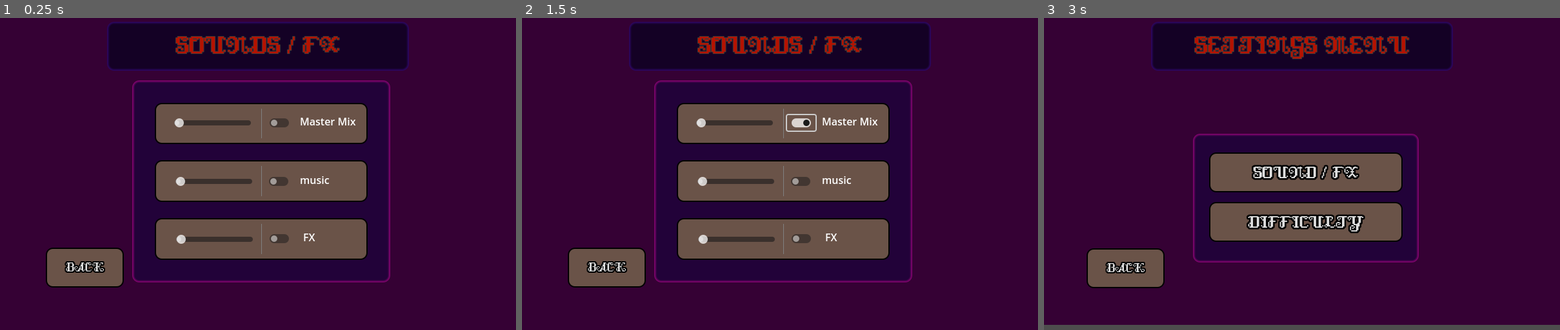
Above: before the commit, frames 1-3 (left to right).
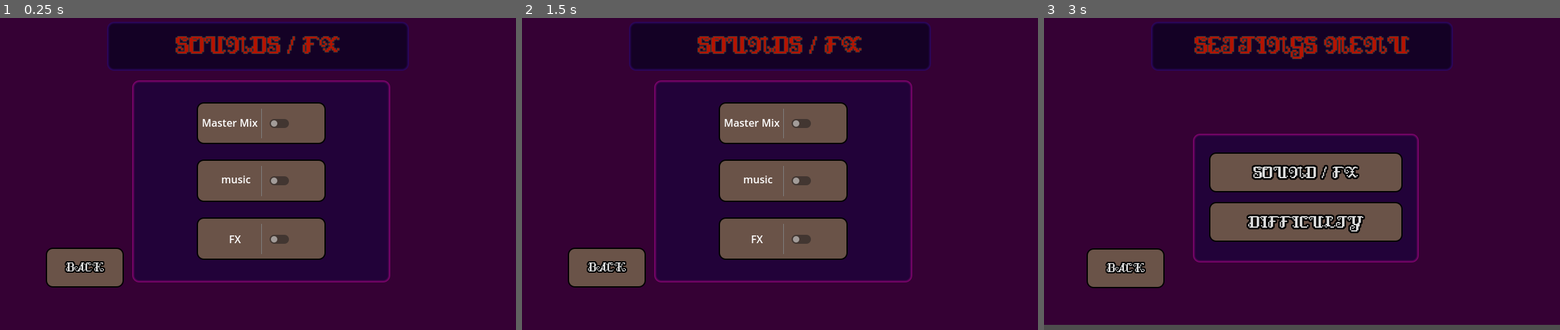
Above: after the commit, the same moments.

Repository: MoeOverload/cs50-project
Game: Godot game, scene res://ui scenes/sounds_fx.tscn
The game is run twice, just before and just after one commit, with the same random seed, the same clock (stepped at 60 frames per second) and the same inputs. This scene is started directly instead of the project's main scene.
Inputs (mouse positions are in pixels of both pictures, inside the frame that each line leads up to):
- Up to frame 1 (0.25 s): no input
- Up to frame 2 (1.5 s): click (800, 124) at 0.5 s; click (785, 180) at 1.27 s
- Up to frame 3 (3 s): click (1307, 239) at 2.02 s; click "BACK" at 2.75 s

The runs differ from the first frame. In frame 1, 7.8% of the frame differs, in the area x 30-72%, y 27-78%; in frame 2, 8.0%; in frame 3, nothing differs.
Error in both runs: Invalid access to property or key 'tres' on a base object of type 'null instance'. (res://ui)

Commit message:
fixed the sound menu ui

Diff:
--- a/attack-of-the-orcs/ui scenes/sounds_fx.gd
+++ b/attack-of-the-orcs/ui scenes/sounds_fx.gd
@@ -5,8 +5,15 @@
 func _on_backbutton_button_up() -> void:
 	get_tree().change_scene_to_file("res://ui scenes/settings_menu.tscn")
 
-
+#master volume control
 func _on_check_button_toggled() :
 	pass
 
-	bus_layout.audio
+
+#music mute cntrol
+func _on_musicmute_toggled():
+	pass # Replace with function body.
+
+#sound fx control
+func _on_soundfx_mute_toggled(toggled_on: bool) -> void:
+	pass # Replace with function body.
--- a/attack-of-the-orcs/ui scenes/sounds_fx.tscn
+++ b/attack-of-the-orcs/ui scenes/sounds_fx.tscn
@@ -116,6 +116,7 @@
 corner_radius_top_right = 10
 corner_radius_bottom_right = 10
 corner_radius_bottom_left = 10
+expand_margin_top = 1.0
 
 [node name="sounds_fx" type="Control"]
 layout_mode = 3
@@ -189,97 +190,74 @@
 
 [node name="PanelContainer2" type="PanelContainer" parent="PanelContainer3/VBoxContainer"]
 layout_mode = 2
+size_flags_horizontal = 4
 size_flags_vertical = 3
 theme_override_styles/panel = SubResource("StyleBoxFlat_dvtdt")
 
+[node name="CheckButton" type="CheckButton" parent="PanelContainer3/VBoxContainer/PanelContainer2"]
+layout_mode = 2
+size_flags_horizontal = 8
+size_flags_vertical = 4
+
 [node name="VSeparator" type="VSeparator" parent="PanelContainer3/VBoxContainer/PanelContainer2"]
-layout_direction = 1
-layout_mode = 2
-
-[node name="HSlider" type="HSlider" parent="PanelContainer3/VBoxContainer/PanelContainer2/VSeparator"]
-layout_mode = 2
-offset_left = -20.0
-offset_top = 13.0
-offset_right = 99.0
-offset_bottom = 29.0
-
-[node name="CheckButton" type="CheckButton" parent="PanelContainer3/VBoxContainer/PanelContainer2/VSeparator"]
-layout_mode = 2
-anchor_top = 4.0
-anchor_bottom = 4.0
-offset_left = 121.0
-offset_top = -167.0
-offset_right = 165.0
-offset_bottom = -143.0
+layout_mode = 2
+theme_override_constants/separation = 100
 
 [node name="Label" type="Label" parent="PanelContainer3/VBoxContainer/PanelContainer2/VSeparator"]
 layout_mode = 2
-offset_left = 175.0
-offset_top = 7.0
-offset_right = 262.0
-offset_bottom = 30.0
+offset_left = -42.0
+offset_top = 9.0
+offset_right = 45.0
+offset_bottom = 32.0
 text = "Master Mix"
+horizontal_alignment = 1
+vertical_alignment = 1
 
 [node name="PanelContainer3" type="PanelContainer" parent="PanelContainer3/VBoxContainer"]
 layout_mode = 2
+size_flags_horizontal = 4
 size_flags_vertical = 3
 theme_override_styles/panel = SubResource("StyleBoxFlat_dvtdt")
 
+[node name="musicmute" type="CheckButton" parent="PanelContainer3/VBoxContainer/PanelContainer3"]
+layout_mode = 2
+
 [node name="VSeparator" type="VSeparator" parent="PanelContainer3/VBoxContainer/PanelContainer3"]
 layout_mode = 2
-
-[node name="HSlider" type="HSlider" parent="PanelContainer3/VBoxContainer/PanelContainer3/VSeparator"]
-layout_mode = 0
-offset_left = -18.0
-offset_top = 15.0
-offset_right = 101.0
+theme_override_constants/separation = 100
+
+[node name="Label" type="Label" parent="PanelContainer3/VBoxContainer/PanelContainer3/VSeparator"]
+layout_mode = 2
+offset_left = -12.0
+offset_top = 8.0
+offset_right = 34.0
 offset_bottom = 31.0
-
-[node name="CheckButton" type="CheckButton" parent="PanelContainer3/VBoxContainer/PanelContainer3/VSeparator"]
-layout_mode = 0
-offset_left = 120.0
-offset_top = 11.0
-offset_right = 164.0
-offset_bottom = 35.0
-
-[node name="Label" type="Label" parent="PanelContainer3/VBoxContainer/PanelContainer3/VSeparator"]
-layout_mode = 0
-offset_left = 175.0
-offset_top = 9.0
-offset_right = 221.0
-offset_bottom = 32.0
 text = "music"
+horizontal_alignment = 1
+vertical_alignment = 1
 
 [node name="PanelContainer4" type="PanelContainer" parent="PanelContainer3/VBoxContainer"]
 layout_mode = 2
+size_flags_horizontal = 4
 size_flags_vertical = 3
 theme_override_styles/panel = SubResource("StyleBoxFlat_dvtdt")
 
+[node name="soundfxMute" type="CheckButton" parent="PanelContainer3/VBoxContainer/PanelContainer4"]
+layout_mode = 2
+
 [node name="VSeparator" type="VSeparator" parent="PanelContainer3/VBoxContainer/PanelContainer4"]
 layout_mode = 2
-
-[node name="HSlider" type="HSlider" parent="PanelContainer3/VBoxContainer/PanelContainer4/VSeparator"]
-layout_mode = 0
-offset_left = -17.0
-offset_top = 15.0
-offset_right = 102.0
-offset_bottom = 31.0
-
-[node name="CheckButton" type="CheckButton" parent="PanelContainer3/VBoxContainer/PanelContainer4/VSeparator"]
-layout_mode = 0
-offset_left = 121.0
-offset_top = 10.0
-offset_right = 165.0
+theme_override_constants/separation = 100
+
+[node name="Label" type="Label" parent="PanelContainer3/VBoxContainer/PanelContainer4/VSeparator"]
+layout_mode = 2
+offset_top = 11.0
+offset_right = 44.0
 offset_bottom = 34.0
-
-[node name="Label" type="Label" parent="PanelContainer3/VBoxContainer/PanelContainer4/VSeparator"]
-layout_mode = 0
-offset_left = 180.0
-offset_top = 8.0
-offset_right = 220.0
-offset_bottom = 31.0
 text = "FX
 "
 
 [connection signal="button_up" from="backbutton" to="." method="_on_backbutton_button_up"]
-[connection signal="toggled" from="PanelContainer3/VBoxContainer/PanelContainer2/VSeparator/CheckButton" to="." method="_on_check_button_toggled"]
+[connection signal="toggled" from="PanelContainer3/VBoxContainer/PanelContainer2/CheckButton" to="." method="_on_check_button_toggled"]
+[connection signal="toggled" from="PanelContainer3/VBoxContainer/PanelContainer3/musicmute" to="." method="_on_musicmute_toggled"]
+[connection signal="toggled" from="PanelContainer3/VBoxContainer/PanelContainer4/soundfxMute" to="." method="_on_soundfx_mute_toggled"]
